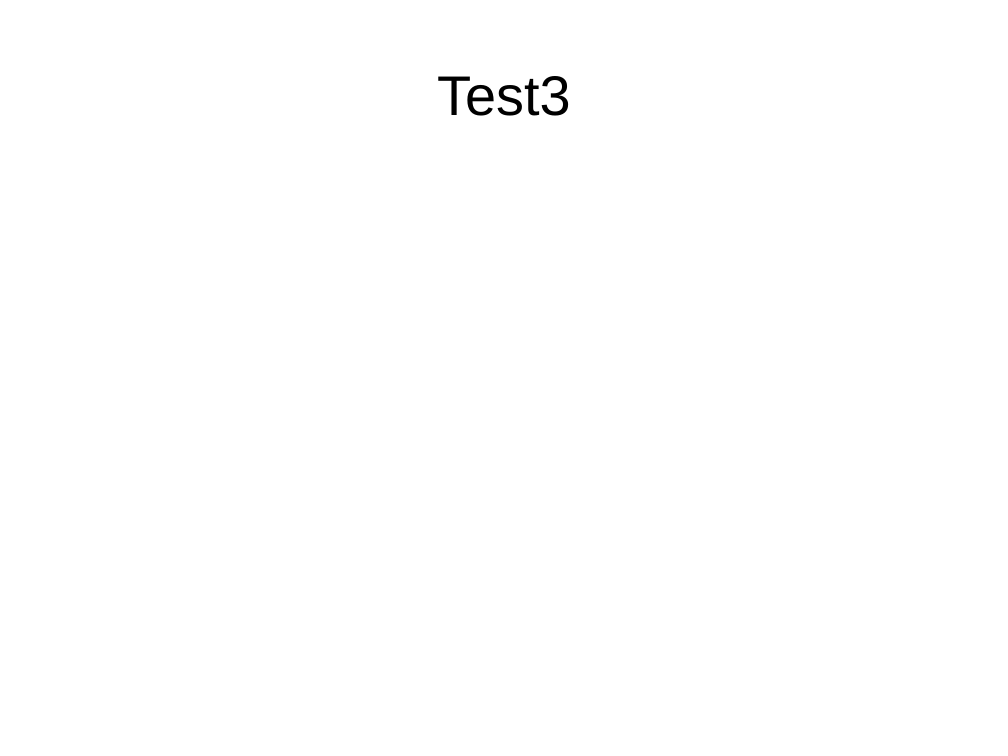
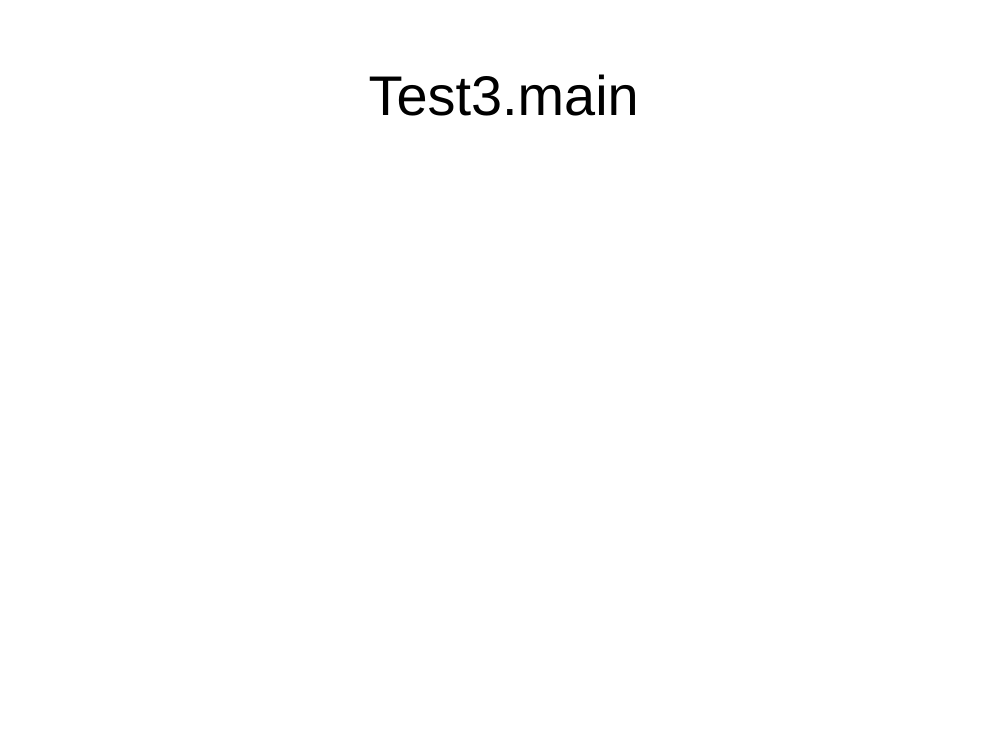
Before and after one commit to mikewiesner/BranchTest, a slide deck: slide 1 of test3.odp. Drawn at 1008x756 pixels with LibreOffice and Linux fonts; fonts in the diff are those of the drawing. Boxes give left, top, right and bottom in pixels: in the first picture for what was removed or moved away, otherwise in the second. Text is boxed around its words. In the diff, an @@ line names an element or a change of style, - is before the commit and + after.

Commit message:
master commit

```diff
--- a/test3.odp
+++ b/test3.odp
@@ title at (x1=369, y1=74, x2=639, y2=116): text changed @@
-Test3
+Test3.main
```
